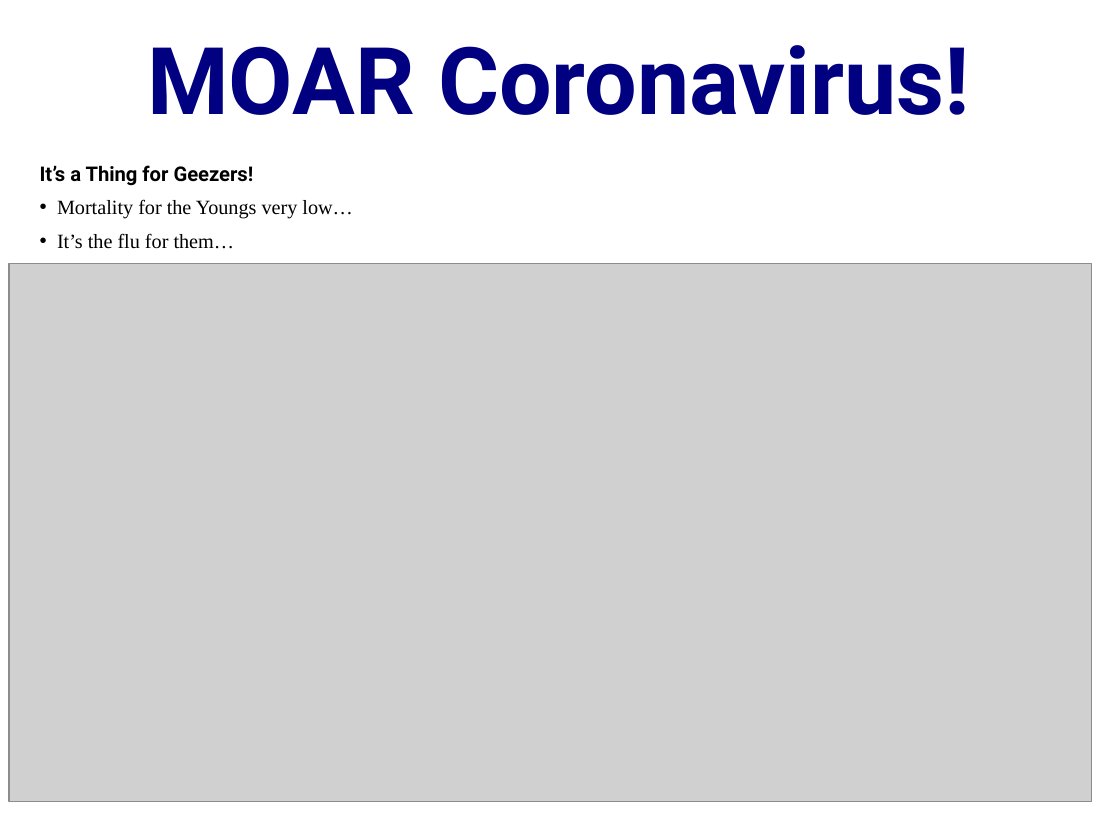
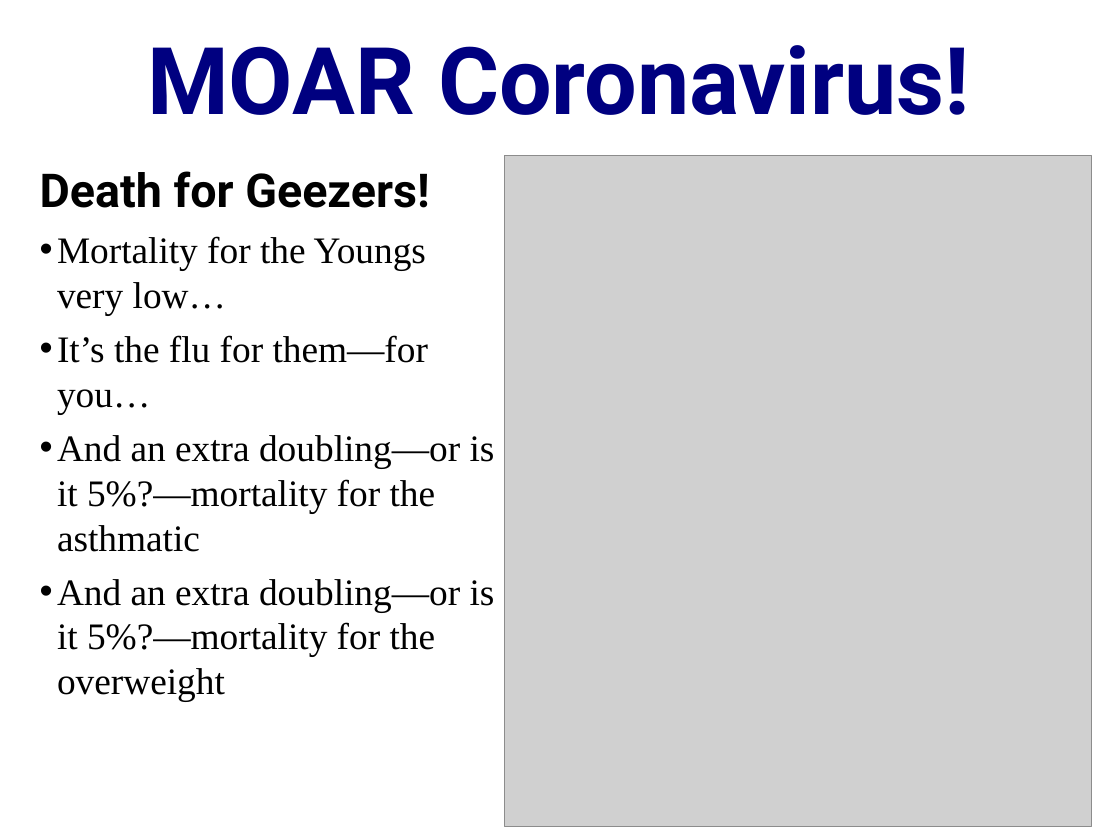
Before and after one commit to DavidLJ/public-files, a slide deck: slide 16 of coronavirus.pptx (slide 3 before the commit). Drawn at 1120x840 pixels with LibreOffice and Linux fonts; fonts in the diff are those of the drawing; grey boxes stand for pictures. Boxes give left, top, right and bottom in pixels: in the first picture for what was removed or moved away, otherwise in the second. Text is boxed around its words. In the diff, an @@ line names an element or a change of style, - is before the commit and + after.

Commit message:
coronavirus update...

```diff
--- a/coronavirus.pptx
+++ b/coronavirus.pptx
@@ text removed at [40, 165, 353, 249] @@
-It’s a Thing for Geezers!
-• Mortality for the Youngs very low…
-• It’s the flu for them…
@@ text added at [40, 171, 495, 701], 24 pt, text #000000 @@
+Death for Geezers!
+• Mortality for the Youngs very low…
+• It’s the flu for them—for you…
+• And an extra doubling—or is it 5%?—mortality for the asthmatic
+• And an extra doubling—or is it 5%?—mortality for the overweight
@@ picture: place and size @@
-picture at [9, 264, 1091, 802]
+picture at [505, 156, 1092, 827]
```
Also in this commit, not shown: 4 other slides changed, 13 slides added, 1 slide removed, 1 other file.
